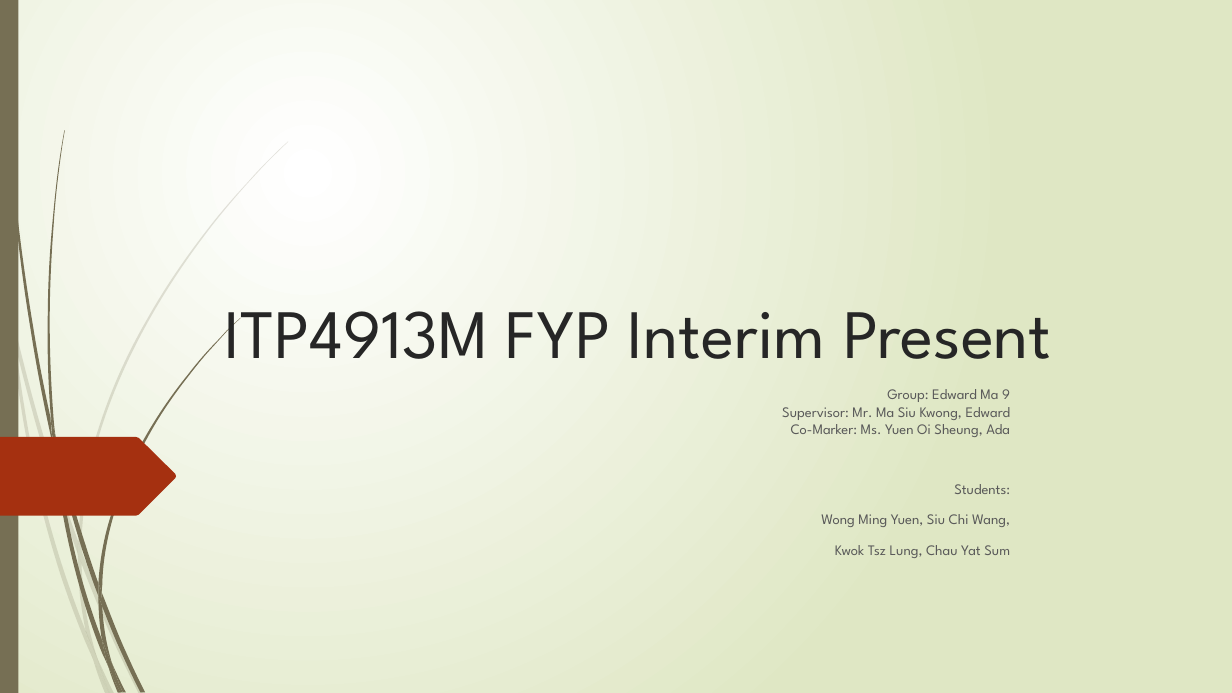
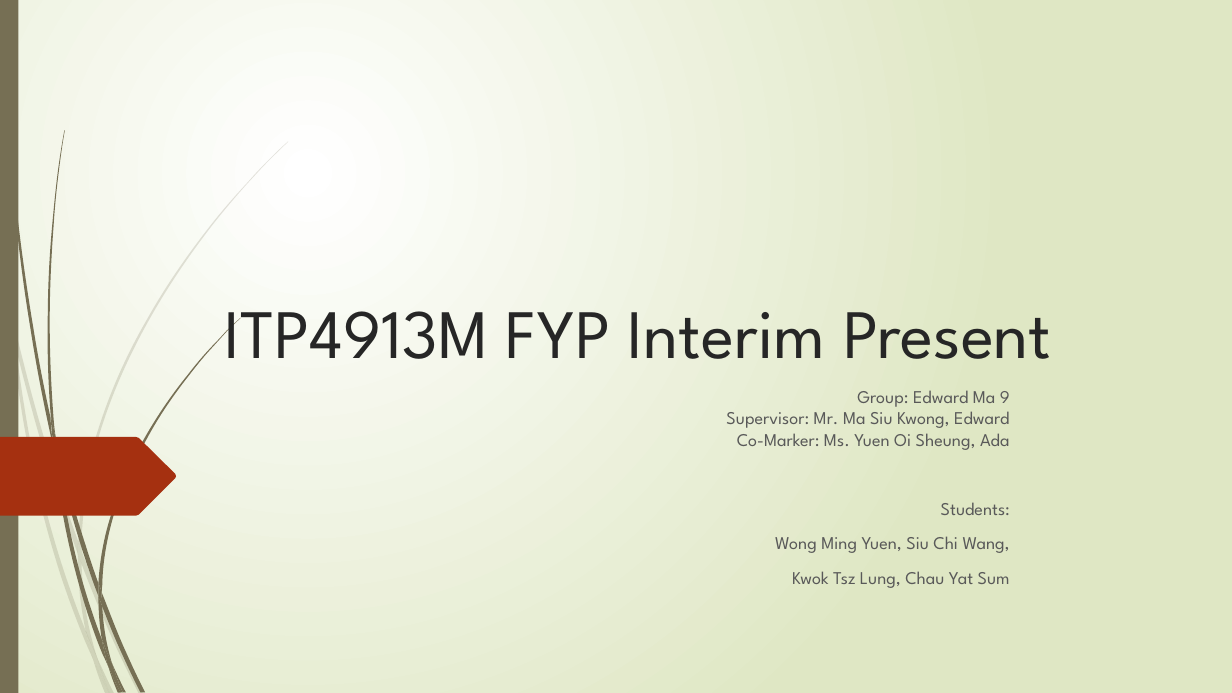
Before and after one commit to Ethan7102/FYP, a slide deck: slide 1 of FYP_document/Interim Report/Interim Report.pptx. Drawn at 1232x693 pixels with LibreOffice and Linux fonts; fonts in the diff are those of the drawing. Boxes give left, top, right and bottom in pixels: in the first picture for what was removed or moved away, otherwise in the second. Text is boxed around its words. In the diff, an @@ line names an element or a change of style, - is before the commit and + after.

```diff
--- a/FYP_document/Interim Report/Interim Report.pptx
+++ b/FYP_document/Interim Report/Interim Report.pptx
@@ subtitle "Group: Edward Ma 9 Supervisor: ..." at (726,390,1010,588): size 11.2 to 14 pt @@
```
Also in this commit, not shown: 8 other slides changed, 2 other files.
